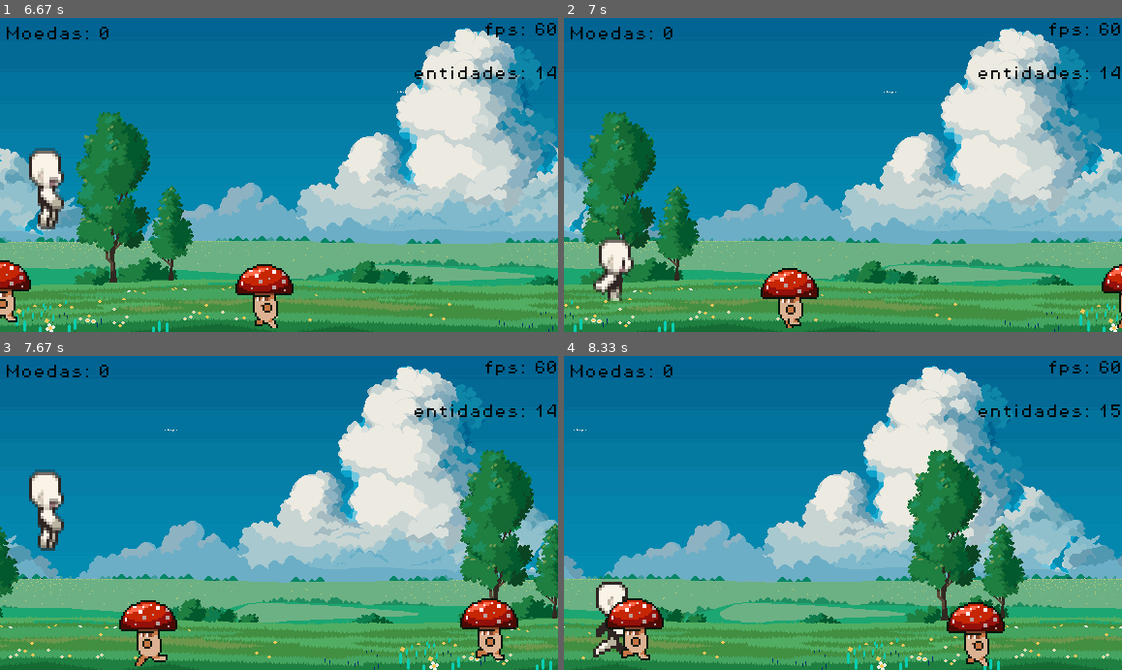
Above: before the commit, frames 1-4 (two rows, left to right).
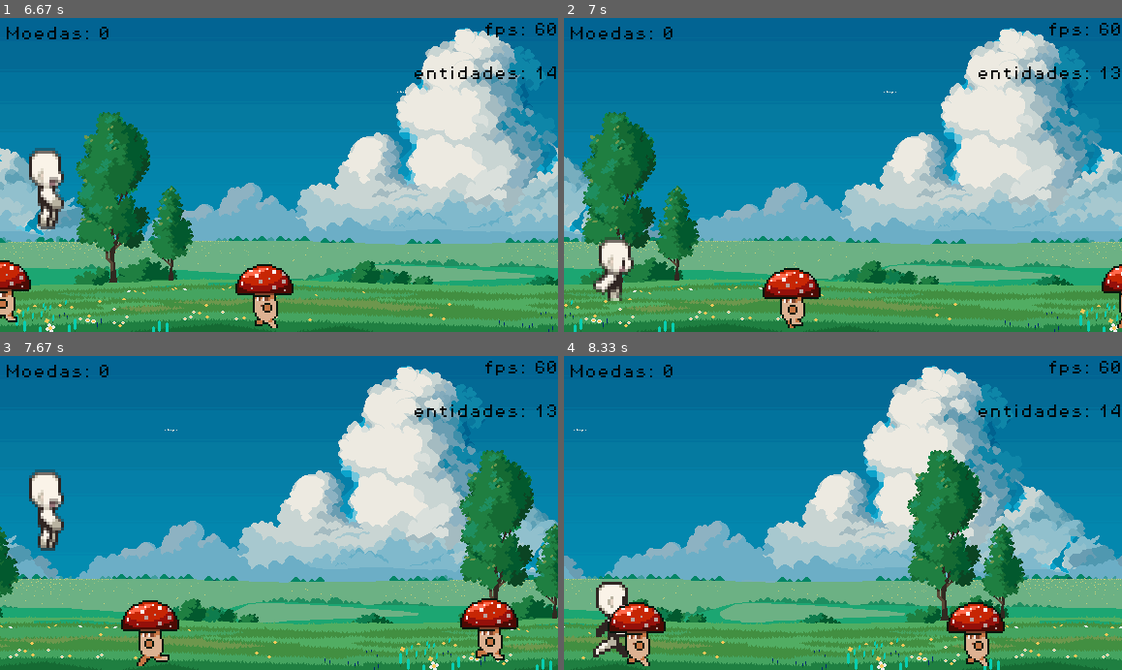
Above: after the commit, the same moments.

Repository: RyanMartinsOne/pygame
Game: pygame game, started from main.py
Same seed, same stepped clock (60 frames per second), same inputs: the game is played once before the commit and once after it.
Inputs:
- Up to frame 1 (6.67 s): tap Enter at 0.33 s; hold Up 0.67-1.13 s; hold Up 1.17-1.53 s; hold Up 1.9-2.27 s; hold Up 2.3-2.6 s; hold Up 3.03-3.33 s; hold Up 3.37-3.73 s; hold Up 4.5-4.8 s; hold Up 5.57-5.93 s
- Up to frame 2 (7 s): no input
- Up to frame 3 (7.67 s): hold Up 7.03-7.4 s; hold Up from 7.43 s (still down)
- Up to frame 4 (8.33 s): release Up at 7.73 s; hold Up 7.77-8.13 s; hold Up from 8.17 s (still down)

Frame 1 is identical in both runs. In frame 2, 0.5% of the frame differs, in the area x 35-100%, y 15-99%; in frame 3, 0.5%; in frame 4, 1.1%, in the area x 7-100%, y 15-99%.

Commit message:
feat(Collisions): Checking collisions

Diff:
--- a/code/Level.py
+++ b/code/Level.py
@@ -1,10 +1,9 @@
 import pygame
-from pygame import Surface, Rect
-from pygame.font import Font
 
 from code.Const import COLOR_BLACK, WINDOW_WIDTH, EVENT_ENEMY
 from code.Entity import Entity
 from code.EntityFactory import EntityFactory
+from code.EntityMediator import EntityMediator
 
 
 class Level:
@@ -49,6 +48,7 @@
                     entity.update(dt)
 
                 entity.move()
+                EntityMediator.verify_collisions(self.entity_list)
                 self.window.blit(source=entity.image, dest=entity.rect)
 
             self.level_text(f"Moedas: {self.coins}", COLOR_BLACK, (5, 9))
